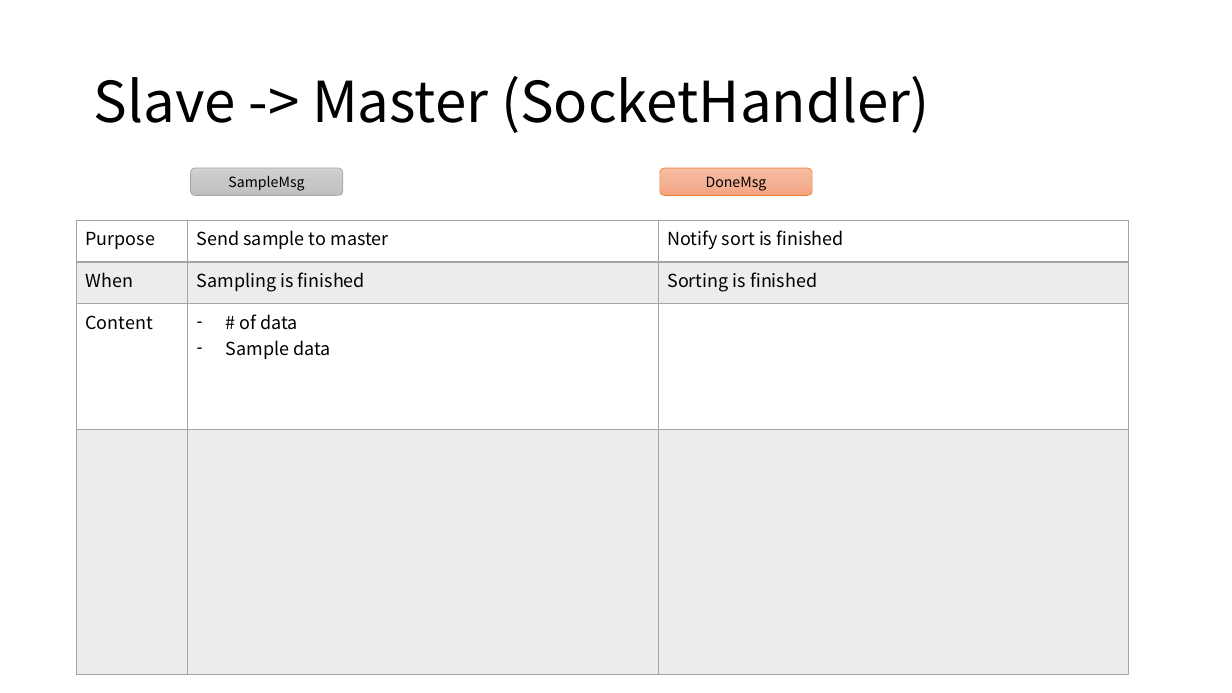
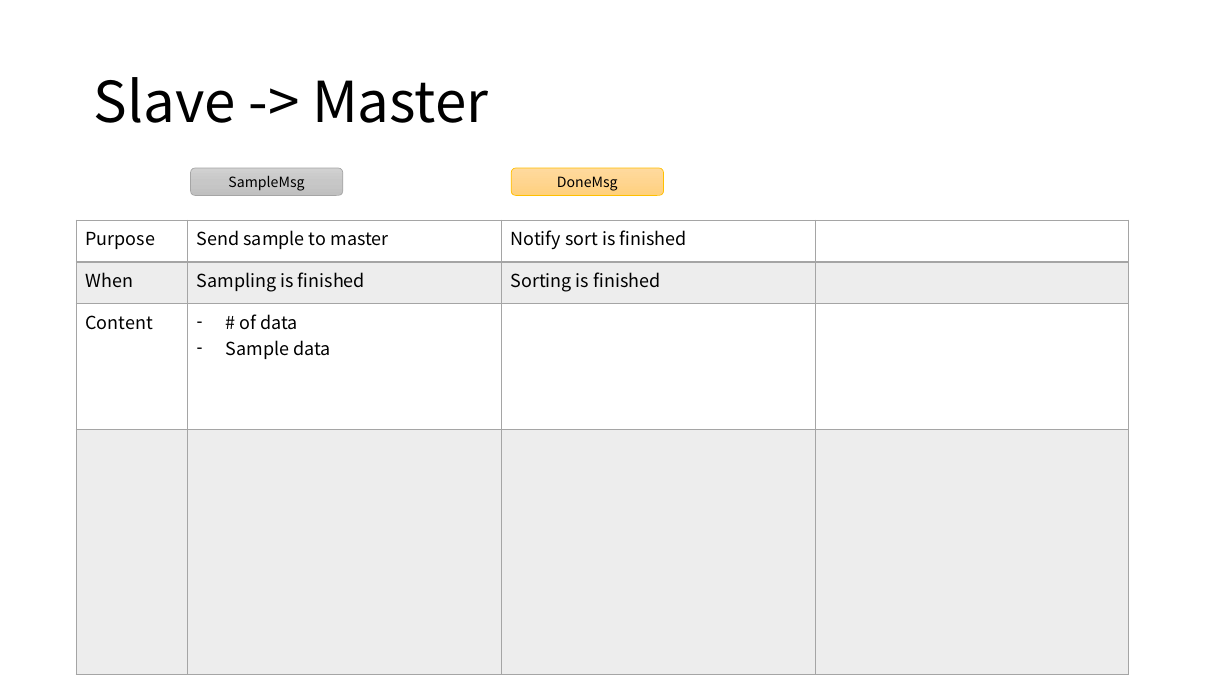
Before and after one commit to Eyebrowmoon/CS490, a slide deck: slide 5 of project.pptx. Drawn at 1232x693 pixels with LibreOffice and Linux fonts; fonts in the diff are those of the drawing. Boxes give left, top, right and bottom in pixels: in the first picture for what was removed or moved away, otherwise in the second. Text is boxed around its words. In the diff, an @@ line names an element or a change of style, - is before the commit and + after.

```diff
--- a/project.pptx
+++ b/project.pptx
@@ title at (94, 77, 488, 123): text changed @@
-Slave -> Master (SocketHandler)
+Slave -> Master
@@ rounded rectangle "DoneMsg": place and size @@
-rounded rectangle "DoneMsg" at (660, 168, 812, 196)
+rounded rectangle "DoneMsg" at (511, 168, 664, 196)
@@ rounded rectangle "DoneMsg" at (511, 168, 664, 196): fill gradient #F7BDA5 to #F5B196 to #F8A582 to gradient #FFDB9E to #FFD590 to #FFD07C; outline #ED7D31 0.5 pt to #FFC000 0.5 pt @@
@@ table at (76, 220, 1129, 675) @@
+column 4:  |  |  | 
```
Also in this commit, not shown: 11 other slides changed, 5 slides added, 4 slides removed, 27 other files.
